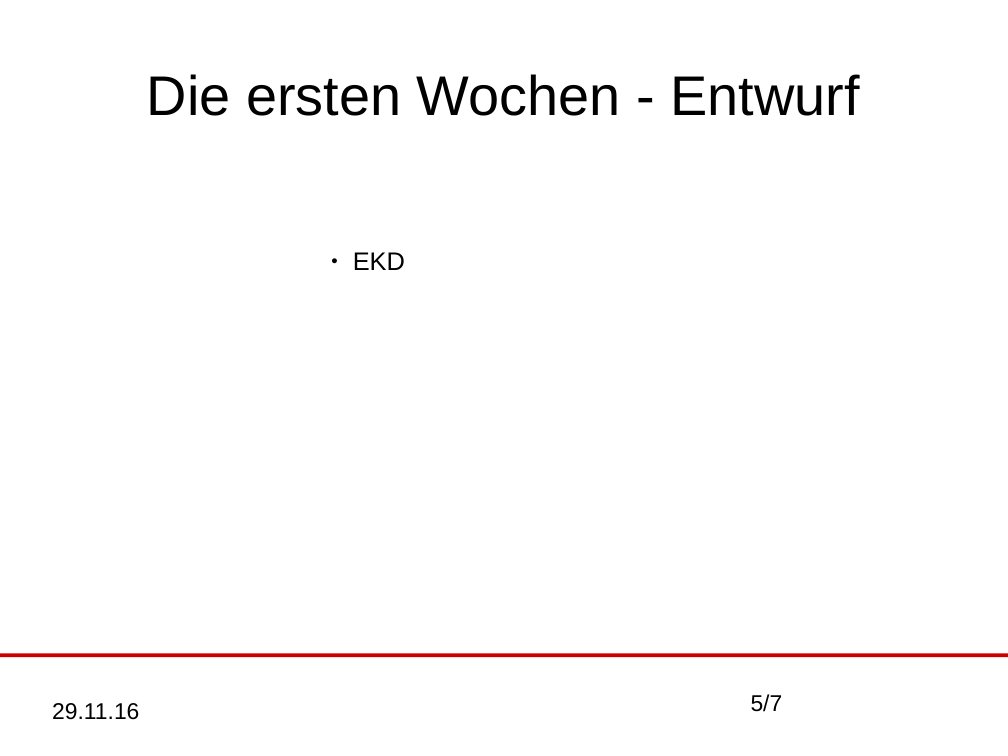
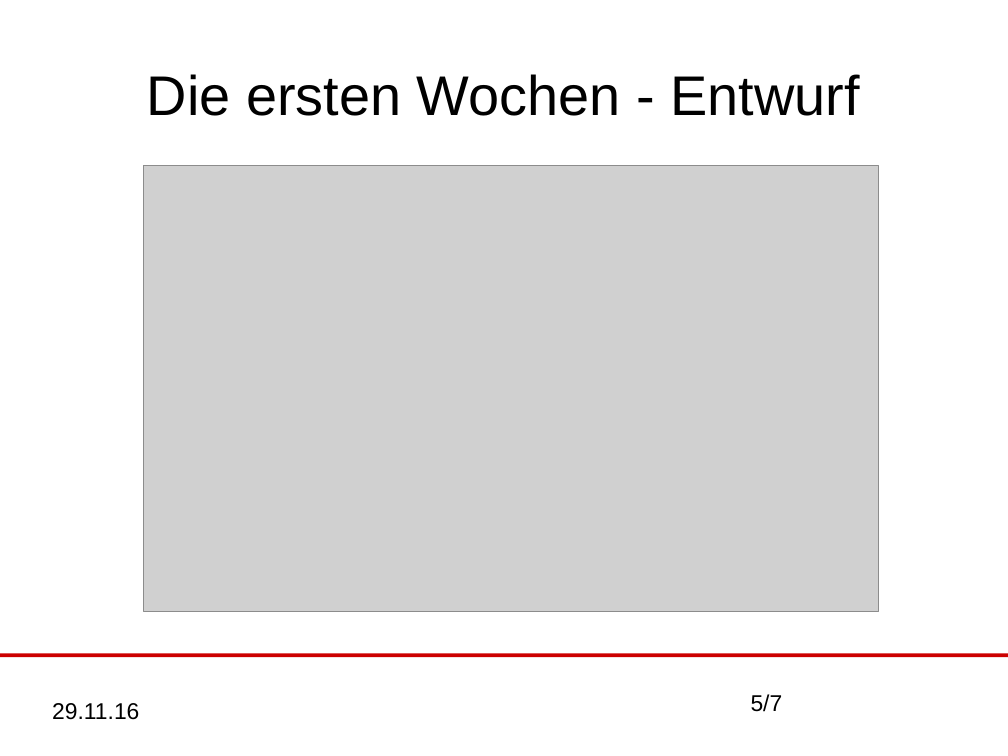
Before and after one commit to MaHusch/SWT-Project-Copy, a slide deck: slide 5 of organisation/Zwischenpräsentationen/Zwischenpräsentation.odp. Drawn at 1008x756 pixels with LibreOffice and Linux fonts; fonts in the diff are those of the drawing; grey boxes stand for pictures. Boxes give left, top, right and bottom in pixels: in the first picture for what was removed or moved away, otherwise in the second. Text is boxed around its words. In the diff, an @@ line names an element or a change of style, - is before the commit and + after.

```diff
--- a/organisation/Zwischenpräsentationen/Zwischenpräsentation.odp
+++ b/organisation/Zwischenpräsentationen/Zwischenpräsentation.odp
@@ picture added at (144,166,878,612) @@
@@ text removed at (353,252,405,270) @@
-            ● EKD
```
Also in this commit, not shown: 2 other slides changed.
